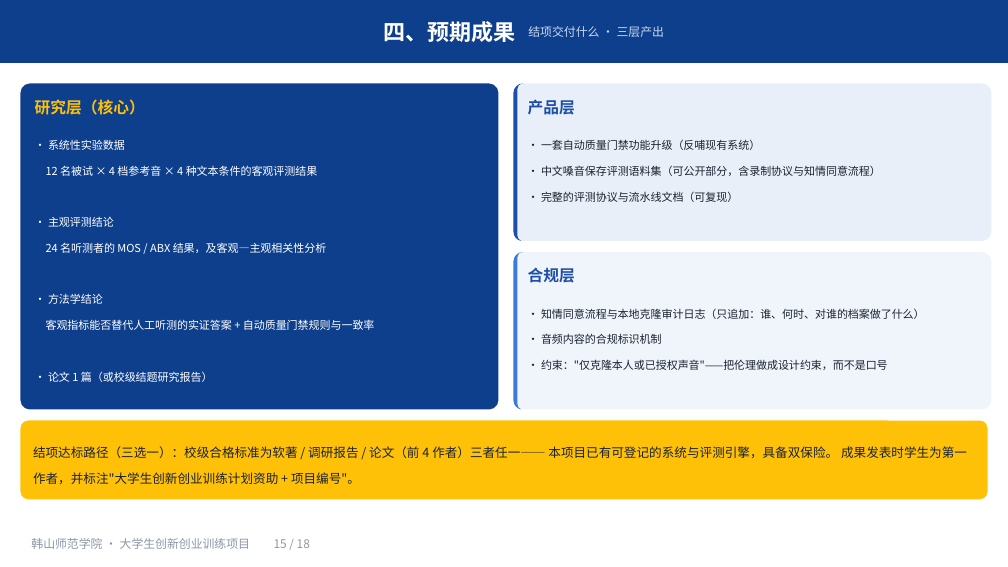
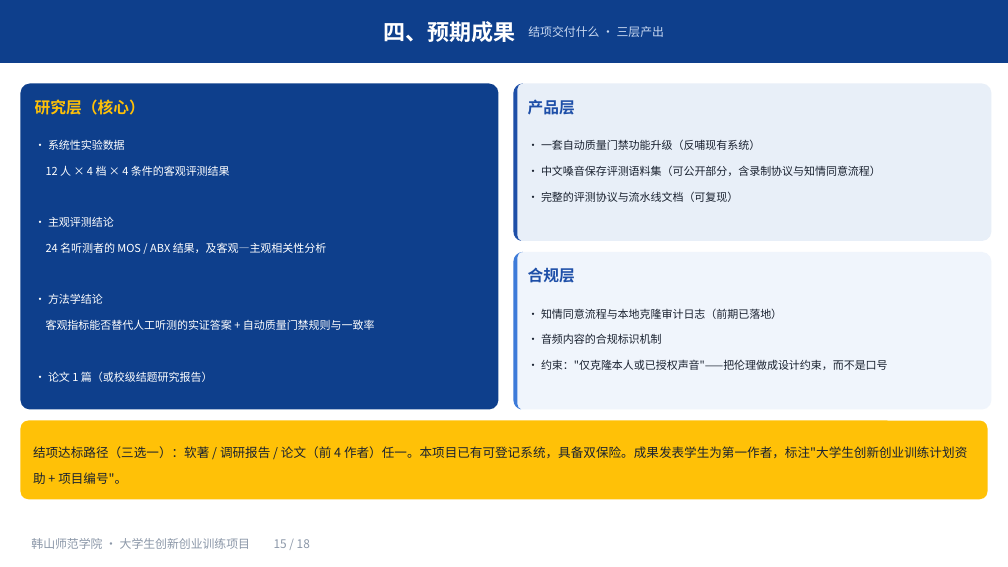
Before and after one commit to mouxu66/voice-morph, a slide deck: slide 16 of docs/大创申报-2026-10/大创申报PPT.pptx. Drawn at 1008x567 pixels with LibreOffice and Linux fonts; fonts in the diff are those of the drawing. Boxes give left, top, right and bottom in pixels: in the first picture for what was removed or moved away, otherwise in the second. Text is boxed around its words. In the diff, an @@ line names an element or a change of style, - is before the commit and + after.

```diff
--- a/docs/大创申报-2026-10/大创申报PPT.pptx
+++ b/docs/大创申报-2026-10/大创申报PPT.pptx
@@ text at box(46, 165, 230, 227): text changed @@
-12 名被试 × 4 档参考音 × 4 种文本条件的客观评测结果
-· 主观评测结论
+12 人 × 4 档 × 4 条件的客观评测结果
+· 主观评测结论
@@ text at box(541, 308, 782, 319): text changed @@
-· 知情同意流程与本地克隆审计日志（只追加：谁、何时、对谁的档案做了什么）
+· 知情同意流程与本地克隆审计日志（前期已落地）
@@ text at box(33, 446, 967, 484): text changed @@
-结项达标路径（三选一）：校级合格标准为软著 / 调研报告 / 论文（前 4 作者）三者任一—— 本项目已有可登记的系统与评测引擎，具备双保险。 成果发表时学生为第一作者，并标注"大学生创新创业训练计划资助 + 项目编号"。
+结项达标路径（三选一）：软著 / 调研报告 / 论文（前 4 作者）任一。本项目已有可登记系统，具备双保险。成果发表学生为第一作者，标注"大学生创新创业训练计划资助 + 项目编号"。
```
Also in this commit, not shown: 12 other slides changed, 4 other files.
